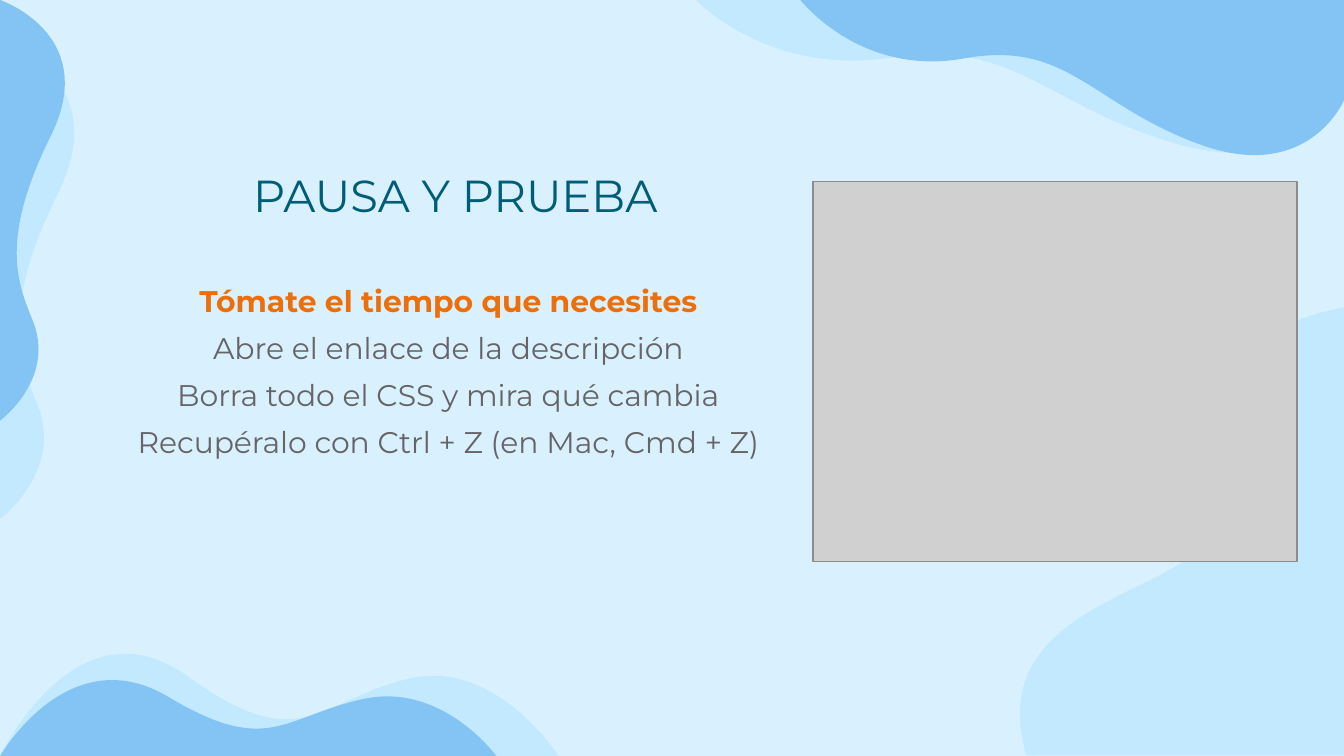
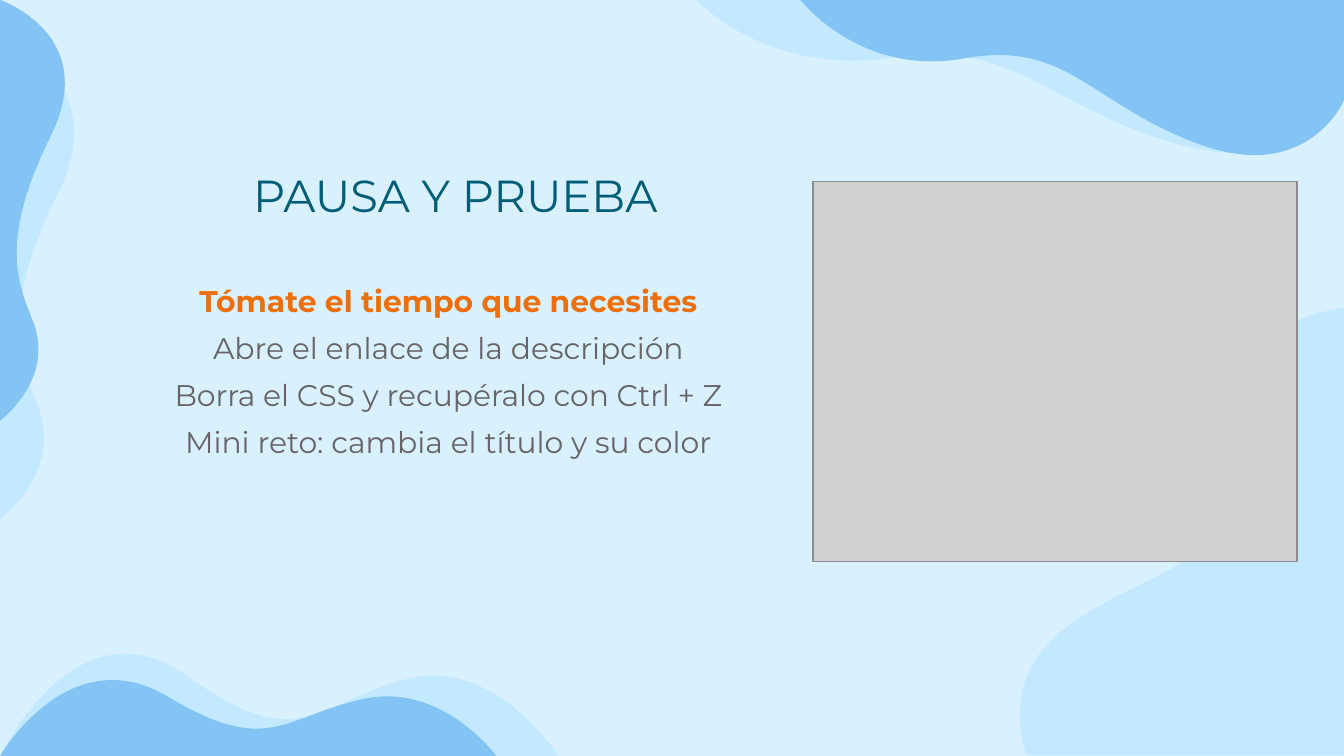
Before and after one commit to IngesCompanyCC/webdev-course-ingescompanycc, a slide deck: slide 5 of slides/webdev-course.pptx. Drawn at 1344x756 pixels with LibreOffice and Linux fonts; fonts in the diff are those of the drawing; grey boxes stand for pictures. Boxes give left, top, right and bottom in pixels: in the first picture for what was removed or moved away, otherwise in the second. Text is boxed around its words. In the diff, an @@ line names an element or a change of style, - is before the commit and + after.

Commit message:
docs(slides): add the mini challenge to the lesson 1 pause slide

```diff
--- a/slides/webdev-course.pptx
+++ b/slides/webdev-course.pptx
@@ subtitle at (175,384,722,459): text changed @@
-Borra todo el CSS y mira qué cambia
-Recupéralo con Ctrl + Z (en Mac, Cmd + Z)
+Borra el CSS y recupéralo con Ctrl + Z
+Mini reto: cambia el título y su color
```
